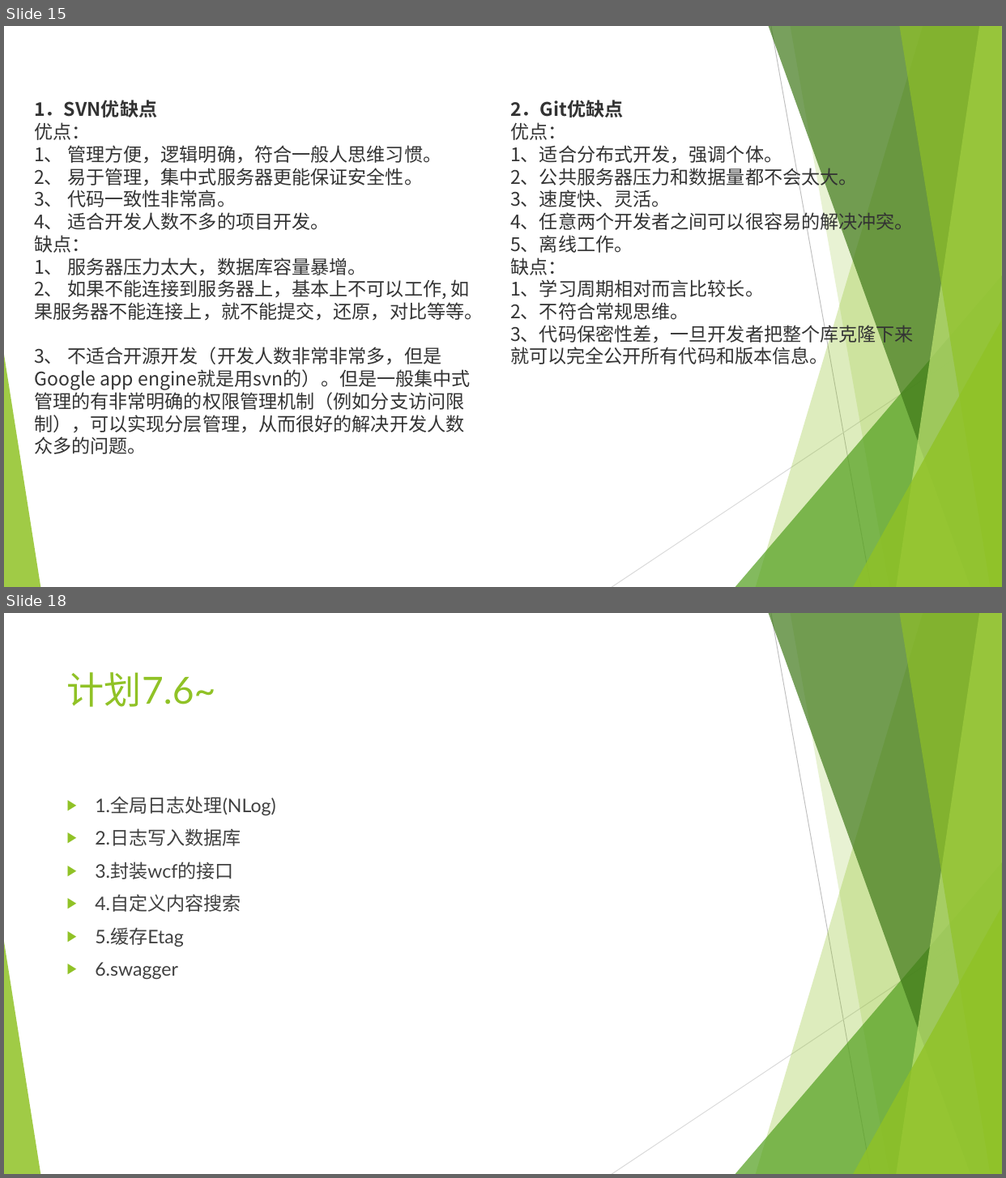
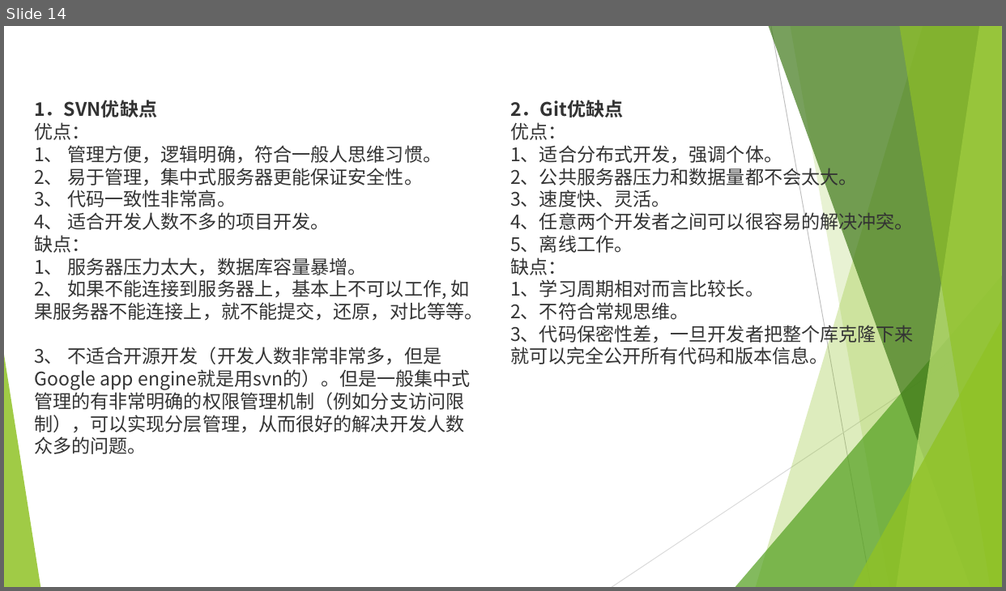
Before and after one commit to sun198986/Station, a slide deck: 后端设计.pptx. Shown one above the other, each under a label of ours: slides 15 and 18 before the commit, slide 14 after it; the slides between them are not shown. The pictures are 1006x1178 and 1006x591 pixels, drawn with LibreOffice and Linux fonts; fonts in the diff are those of the drawing. Boxes give left, top, right and bottom in pixels: in the first picture for what was removed or moved away, otherwise in the second. Text is boxed around its words. In the diff, an @@ line names an element or a change of style, - is before the commit and + after.

```diff
--- a/后端设计.pptx
+++ b/后端设计.pptx
@@ slide 18 removed at <box>4,613,1002,1174</box>, background #FFFFFF; not listed: 10 template elements that a slide beside it also shows @@
@@ title removed at <box>67,672,216,707</box> @@
-计划7.6~
@@ text removed at <box>95,796,275,979</box> @@
-▶ 1.全局日志处理(NLog)
-▶ 2.日志写入数据库
-▶ 3.封装wcf的接口
-▶ 4.自定义内容搜索
-▶ 5.缓存Etag
-▶ 6.swagger
@@ what was slide 15 is now slide 14 @@
```
Also in this commit, not shown: 1 slide changed, 5 other slides removed, 10 other files.
